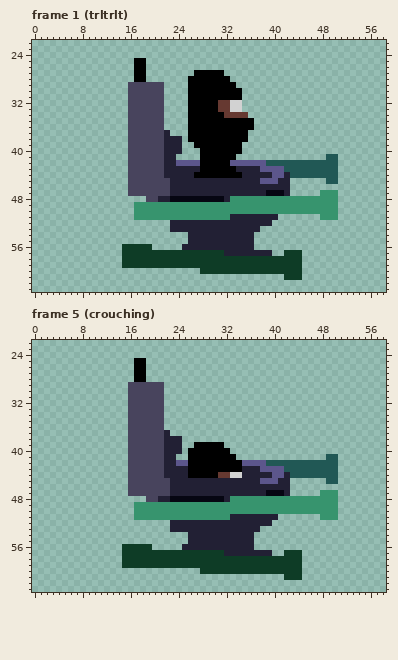
Pixel-art file, stored at aseprite/tri-artillerist-skibidi-toilet.aseprite. Above: the version before the commit.
64x64 pixels, 31 frames. Shown: frame 1 (trltrlt): x 0..58, y 22..63; frame 5 (crouching): x 0..58, y 22..63. The commit also changed other frames, which this record leaves out.
After the commit:
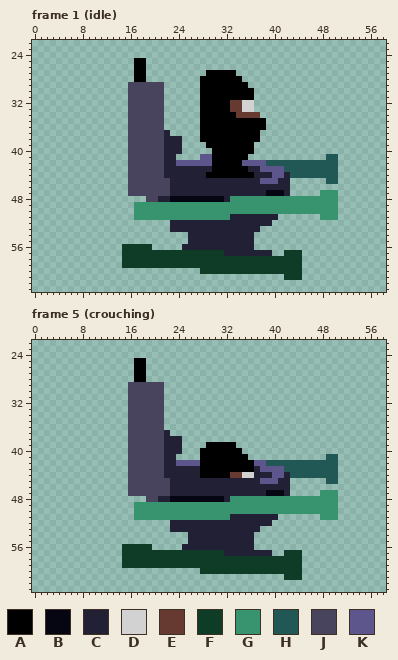
Palette (. is transparent): A #000000  B #060612  C #222034  D #d2d2d2  E #663931  F #0e3c26  G #37946e  H #215855  J #48445d  K #5c568c
The exact change:
{"where": "frame 1 (idle), layer \"head\""}
{"frame":1,"y":27,"x":27,"old":"AA","new":".."}
{"frame":1,"y":27,"x":32,"old":"..","new":"AA"}
{"frame":1,"y":28,"x":26,"old":"AA","new":".."}
{"frame":1,"y":28,"x":33,"old":"..","new":"AA"}
{"frame":1,"y":29,"x":26,"old":"AA","new":".."}
{"frame":1,"y":29,"x":34,"old":"..","new":"AA"}
{"frame":1,"y":30,"x":26,"old":"AA","new":".."}
{"frame":1,"y":30,"x":35,"old":"..","new":"AA"}
{"frame":1,"y":31,"x":26,"old":"AA","new":".."}
{"frame":1,"y":31,"x":35,"old":"..","new":"AA"}
{"frame":1,"y":32,"x":26,"old":"AA","new":".."}
{"frame":1,"y":32,"x":31,"old":"EEDD..","new":"AAEEDD"}
{"frame":1,"y":33,"x":26,"old":"AA","new":".."}
{"frame":1,"y":33,"x":31,"old":"EEDD..","new":"AAEEDD"}
{"frame":1,"y":34,"x":26,"old":"AA","new":".."}
{"frame":1,"y":34,"x":32,"old":"EE","new":"AA"}
{"frame":1,"y":34,"x":36,"old":"..","new":"EE"}
{"frame":1,"y":35,"x":26,"old":"AA","new":".."}
{"frame":1,"y":35,"x":37,"old":"..","new":"AA"}
{"frame":1,"y":36,"x":26,"old":"AA","new":".."}
{"frame":1,"y":36,"x":37,"old":"..","new":"AA"}
{"frame":1,"y":37,"x":26,"old":"AA","new":".."}
{"frame":1,"y":37,"x":36,"old":"..","new":"AA"}
{"frame":1,"y":38,"x":26,"old":"AA","new":".."}
{"frame":1,"y":38,"x":36,"old":"..","new":"AA"}
{"frame":1,"y":39,"x":27,"old":"AA","new":".."}
{"frame":1,"y":39,"x":35,"old":"..","new":"AA"}
{"frame":1,"y":40,"x":28,"old":"AA","new":".."}
{"frame":1,"y":40,"x":35,"old":"..","new":"AA"}
{"frame":1,"y":41,"x":28,"old":"AA","new":"KK"}
{"frame":1,"y":41,"x":34,"old":"..","new":"AA"}
{"frame":1,"y":42,"x":28,"old":"AA","new":"KK"}
{"frame":1,"y":42,"x":33,"old":"KK","new":"AA"}
{"frame":1,"y":43,"x":28,"old":"AA","new":"CC"}
{"frame":1,"y":43,"x":34,"old":"CC","new":"AA"}
{"frame":1,"y":44,"x":27,"old":"AA","new":"CC"}
{"frame":1,"y":44,"x":35,"old":"CC","new":"AA"}
{"where": "frame 5 (crouching), layer \"head\""}
{"frame":5,"y":39,"x":27,"old":"AA","new":".."}
{"frame":5,"y":39,"x":32,"old":"..","new":"AA"}
{"frame":5,"y":40,"x":26,"old":"AA","new":".."}
{"frame":5,"y":40,"x":33,"old":"..","new":"AA"}
{"frame":5,"y":41,"x":26,"old":"AA","new":".."}
{"frame":5,"y":41,"x":34,"old":"..","new":"AA"}
{"frame":5,"y":42,"x":26,"old":"AA","new":"KK"}
{"frame":5,"y":42,"x":35,"old":"KK","new":"AA"}
{"frame":5,"y":43,"x":26,"old":"AA","new":"CC"}
{"frame":5,"y":43,"x":35,"old":"CC","new":"AA"}
{"frame":5,"y":44,"x":26,"old":"AA","new":"CC"}
{"frame":5,"y":44,"x":31,"old":"EEDDCC","new":"AAEEDD"}
{"label":"changed","picture_box":[188,70,266,178]}
{"label":"changed","picture_box":[188,442,254,478]}
